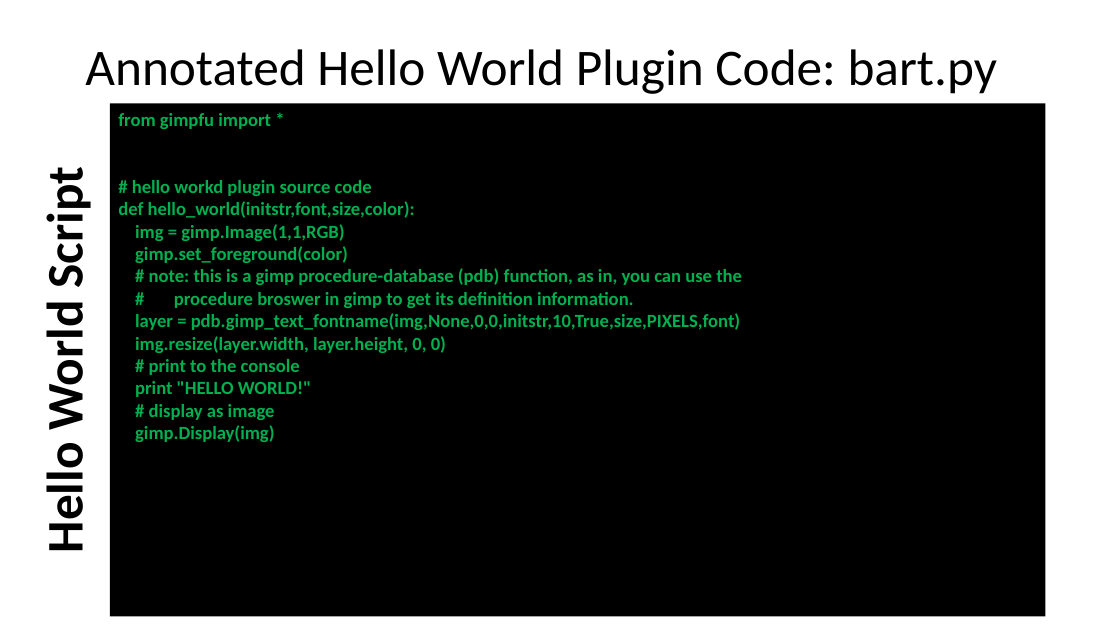
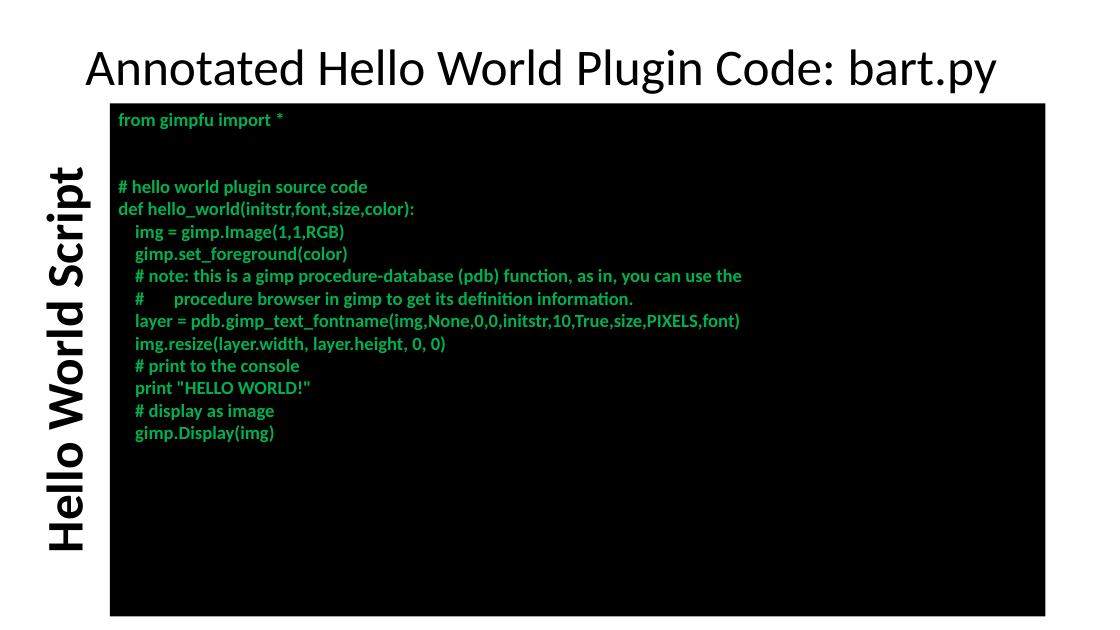
Before and after one commit to rubiculite/gimpfu, a slide deck: slide 3 of hello_world_example/gimpfu.pptx. Drawn at 1120x630 pixels with LibreOffice and Linux fonts; fonts in the diff are those of the drawing. Boxes give left, top, right and bottom in pixels: in the first picture for what was removed or moved away, otherwise in the second. Text is boxed around its words. In the diff, an @@ line names an element or a change of style, - is before the commit and + after.

```diff
--- a/hello_world_example/gimpfu.pptx
+++ b/hello_world_example/gimpfu.pptx
@@ text at box(132, 180, 368, 196): text changed @@
-# hello workd plugin source code
+# hello world plugin source code
@@ text at box(174, 292, 634, 308): text changed @@
-# procedure broswer in gimp to get its definition information.
+# procedure browser in gimp to get its definition information.
```
Also in this commit, not shown: 2 other slides changed, 1 other file.
